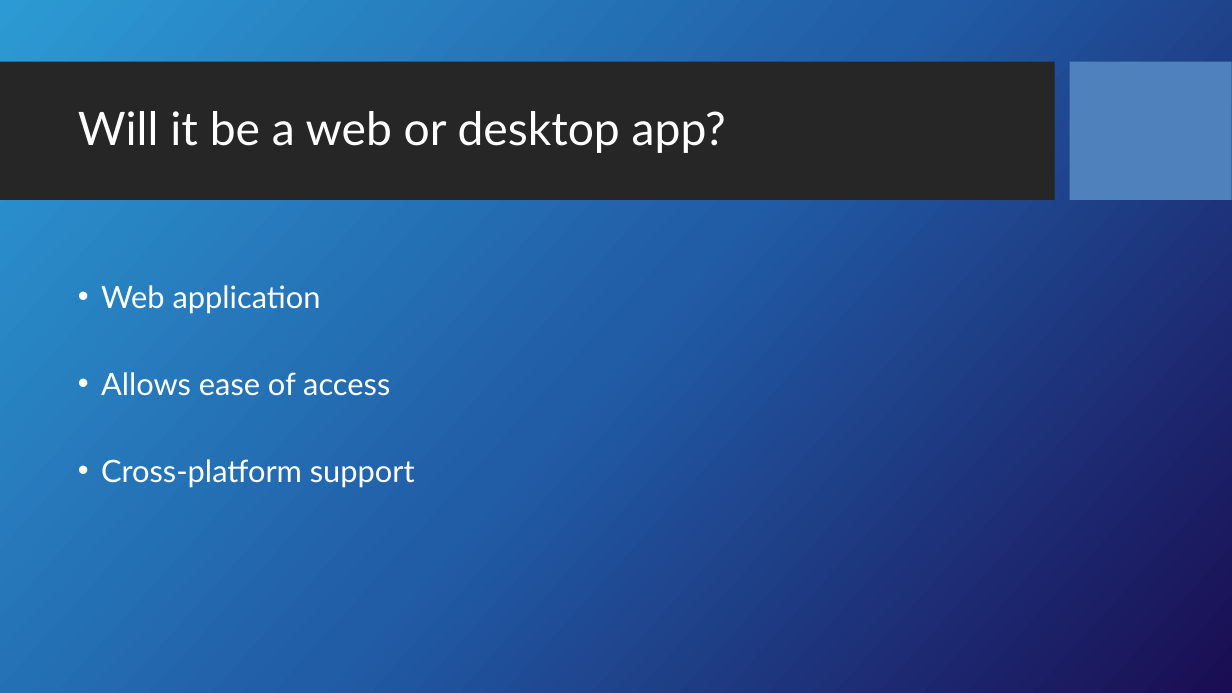
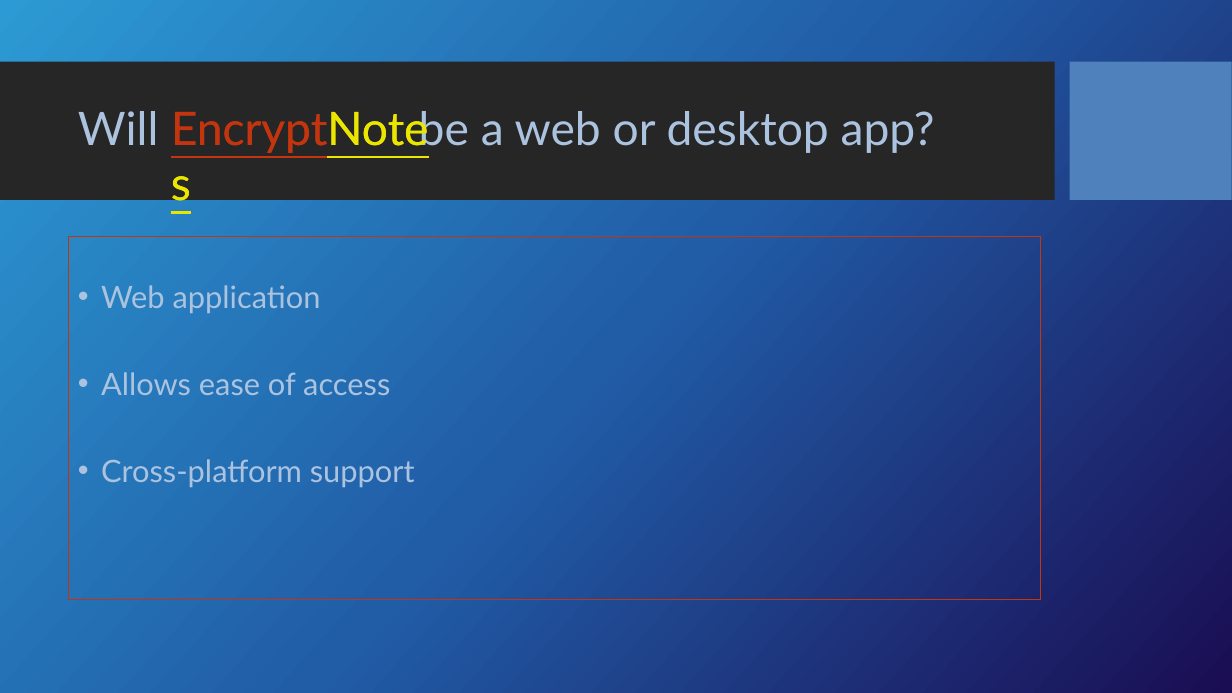
Before and after one commit to Dwaddle26/EncryptNotes, a slide deck: slide 6 of Team_2_Presentation_1.pptx. Drawn at 1232x693 pixels with LibreOffice and Linux fonts; fonts in the diff are those of the drawing; background and template pictures are left out. Boxes give left, top, right and bottom in pixels: in the first picture for what was removed or moved away, otherwise in the second. Text is boxed around its words. In the diff, an @@ line names an element or a change of style, - is before the commit and + after.

```diff
--- a/Team_2_Presentation_1.pptx
+++ b/Team_2_Presentation_1.pptx
@@ title at (78, 111, 935, 153): text changed; text colour #FFFFFF to #ABC3DF @@
-Will it be a web or desktop app?
+Will be a web or desktop app?
@@ text added at (162, 94, 457, 160), 36 pt, text #C2350E @@
+EncryptNotes
@@ text added at (162, 94, 457, 160), 36 pt, text #C2350E, underline @@
+EncryptNotes
@@ text "Web application": place and size @@
-text "Web application" at (101, 285, 415, 488)
+text "Web application" at (68, 237, 1040, 601)
@@ text "Web application" at (68, 237, 1040, 601): text colour #FFFFFF to #ABC3DF; outline none to #C2350E 0.75 pt @@
```
Also in this commit, not shown: 10 other slides changed.
